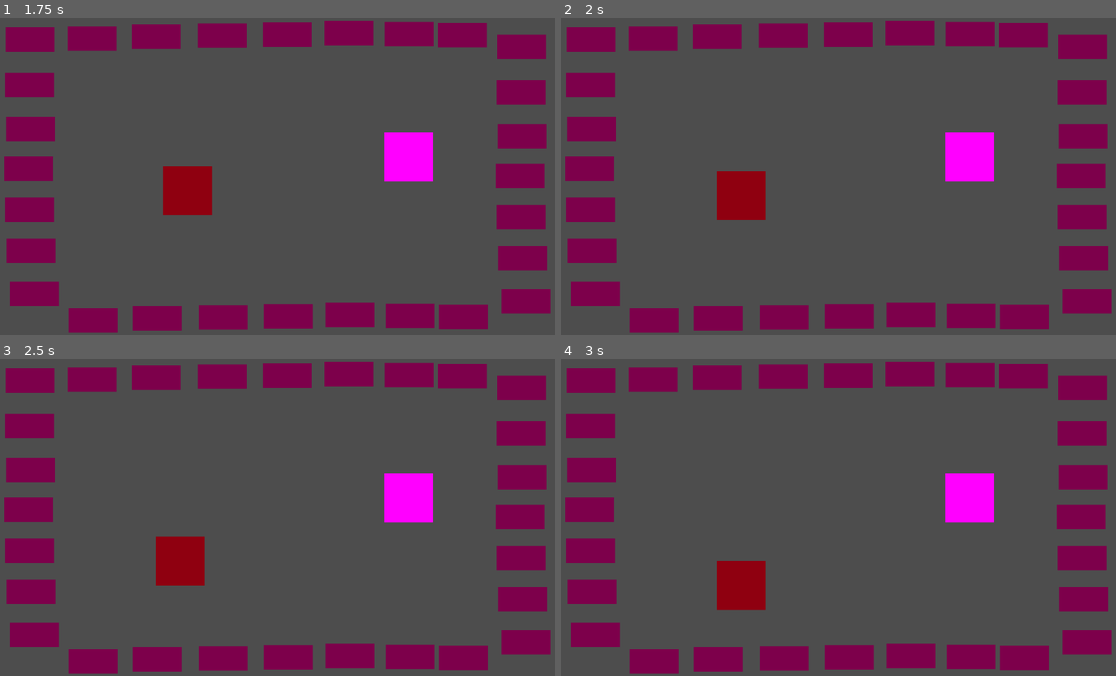
Above: before the commit, frames 1-4 (two rows, left to right).
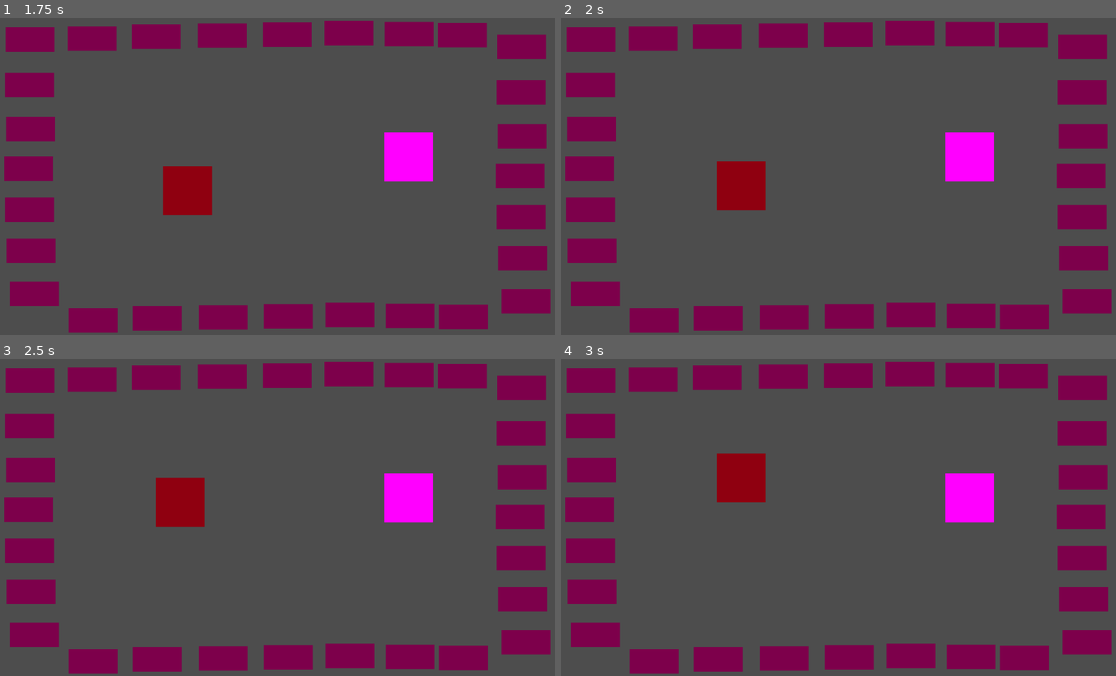
Above: after the commit, the same moments.

Repository: AbocadosProductions/SuperHuntingBrothers
Game: Godot game, scene res://Scenes/Testing/mouse_testing.tscn
The game is run twice, just before and just after one commit, with the same random seed, the same clock (stepped at 60 frames per second) and the same inputs. The project has no main scene, so this scene is started directly.
Inputs:
- Up to frame 1 (1.75 s): hold Right (arrow_right) 0.53-1.28 s; hold Down (arrow_down) from 1.28 s (still down)
- Up to frame 2 (2 s): keep holding Down (arrow_down)
- Up to frame 3 (2.5 s): release Down (arrow_down) at 2.03 s; hold Right (arrow_right) from 2.03 s (still down)
- Up to frame 4 (3 s): release Right (arrow_right) at 2.78 s; hold Up (arrow_up) from 2.78 s (still down)

Frame 1 is identical in both runs. In frame 2, 0.5% of the frame differs, in the area x 28-37%, y 45-64%; in frame 3, 2.7%, in the area x 28-37%, y 37-72%; in frame 4, 2.7%.
Error after the commit: Invalid access to property or key 'External_Signal' on a base object of type 'Nil'. (res://0_Scripts/Characters/cat_controller.gd:8)

Commit message:
Created states machines

Diff:
--- a/SuperHuntingBrothersGodot/0_Scripts/Characters/cat_controller.gd
+++ b/SuperHuntingBrothersGodot/0_Scripts/Characters/cat_controller.gd
@@ -2,9 +2,17 @@
 
 signal Collision
 
+@export var scene_manager : Node2D
+
+func _ready():
+	scene_manager.External_Signal.connect(scene_manager_signal_detected)
 
 func _physics_process(delta):
 	move_and_slide()
 
 func mouse_captured():
 	Collision.emit("mouse")
+
+func scene_manager_signal_detected(something):
+	print(something)
+	Collision.emit("mice_captured")
--- a/SuperHuntingBrothersGodot/0_Scripts/Characters/mouse_controller.gd
+++ b/SuperHuntingBrothersGodot/0_Scripts/Characters/mouse_controller.gd
@@ -5,6 +5,10 @@
 var mouse_is_fleing : bool = false
 signal Collision
 
+@export var scene_manager : Node2D
+
+func _ready():
+	scene_manager.External_Signal.connect(scene_manager_signal_detected)
 
 func _physics_process(delta):
 	var collision_info = move_and_collide(velocity * delta)
@@ -20,3 +24,7 @@
 	if CAT_NAME in body.name and not mouse_is_fleing:
 		body.mouse_captured()
 		Collision.emit(CAT_NAME)
+
+func scene_manager_signal_detected(signal_emited):
+	if signal_emited == "mice_captured":
+		Collision.emit(signal_emited)
--- /dev/null
+++ b/SuperHuntingBrothersGodot/0_Scripts/Managers/SceneManager.gd
@@ -0,0 +1,20 @@
+extends Node2D
+
+@export var cat1_state_machine : Node2D
+@export var cat2_state_machine : Node2D
+
+signal Mouse_State
+
+signal External_Signal
+
+func _ready():
+	for child in cat1_state_machine.get_children():
+		if child is State:
+			child.Transition.connect(scene_manager_state_controller)
+	for child in cat2_state_machine.get_children():
+		if child is State:
+			child.Transition.connect(scene_manager_state_controller)
+
+
+func scene_manager_state_controller(cat_state, cat_new_state_name):
+	Mouse_State.emit(cat_new_state_name)
--- a/SuperHuntingBrothersGodot/0_Scripts/StateMachines/CatStates/cat_manual_control.gd
+++ b/SuperHuntingBrothersGodot/0_Scripts/StateMachines/CatStates/cat_manual_control.gd
@@ -36,10 +36,15 @@
 	get_controllers()
 	cat.Collision.connect(on_collision_detected)
 
+func Exit():
+	cat.Collision.disconnect(on_collision_detected)
+
 func Physics_Update(_delta : float):
 	direction = Input.get_vector(character_left, character_right, character_up, character_down)
 	cat.velocity = direction * SPEED
 
 func on_collision_detected(collision_data):
+	if "mice_captured" == collision_data:
+		Transition.emit(self, "mice_captured")
 	if MOUSE_NAME == collision_data:
 		Transition.emit(self, "mouse_captured")
--- /dev/null
+++ b/SuperHuntingBrothersGodot/0_Scripts/StateMachines/CatStates/cat_mice_captured.gd
@@ -0,0 +1,7 @@
+extends State
+
+@export var cat : CharacterBody2D
+
+
+func Enter():
+	cat.velocity = Vector2(0, 0)
--- a/SuperHuntingBrothersGodot/0_Scripts/StateMachines/CatStates/cat_mouse_captured.gd
+++ b/SuperHuntingBrothersGodot/0_Scripts/StateMachines/CatStates/cat_mouse_captured.gd
@@ -9,6 +9,11 @@
 
 func Enter():
 	cat.velocity = Vector2(0, 0)
+	cat.Collision.connect(on_collision_detected)
+
+func Exit():
+	cat.Collision.disconnect(on_collision_detected)
+	capture_time = 0
 
 func Update(_delta : float):
 	if capture_time < MAX_CAPTURE_TIME:
@@ -16,5 +21,6 @@
 	else:
 		Transition.emit(self, "manual_control")
 
-func Exit():
-	capture_time = 0
+func on_collision_detected(collision_data):
+	if "mice_captured" == collision_data:
+		Transition.emit(self, "mice_captured")
--- a/SuperHuntingBrothersGodot/0_Scripts/StateMachines/MouseStates/mouse_captured.gd
+++ b/SuperHuntingBrothersGodot/0_Scripts/StateMachines/MouseStates/mouse_captured.gd
@@ -1,14 +1,20 @@
 extends State
 
-const MAX_CAPTURE_TIME :float = 2.0
+const MAX_CAPTURE_TIME : float = 2.0
 
 var capture_time : float
 
 @export var mouse : CharacterBody2D
 
 
+
 func Enter():
 	mouse.velocity = Vector2(0, 0)
+	mouse.Collision.connect(on_collision_detected)
+
+func Exit():
+	capture_time = 0
+	mouse.Collision.disconnect(on_collision_detected)
 
 func Update(_delta : float):
 	if capture_time < MAX_CAPTURE_TIME:
@@ -16,5 +22,7 @@
 	else:
 		Transition.emit(self, "flee")
 
-func Exit():
-	capture_time = 0
+func on_collision_detected(collision_data):
+	if "mice_captured" == collision_data:
+		print("recepcion")
+		Transition.emit(self, "mice_captured")
--- a/SuperHuntingBrothersGodot/0_Scripts/StateMachines/MouseStates/mouse_flee.gd
+++ b/SuperHuntingBrothersGodot/0_Scripts/StateMachines/MouseStates/mouse_flee.gd
@@ -25,6 +25,7 @@
 func Exit():
 	mouse.mouse_is_fleing = false
 	flee_time = 0
+	mouse.Collision.disconnect(on_collision_detected)
 
 func Update(_delta : float):
 	if flee_time < MAX_FLEE_TIME:
--- a/SuperHuntingBrothersGodot/0_Scripts/StateMachines/MouseStates/mouse_idle.gd
+++ b/SuperHuntingBrothersGodot/0_Scripts/StateMachines/MouseStates/mouse_idle.gd
@@ -22,6 +22,9 @@
 	randomize_wander()
 	mouse.Collision.connect(on_collision_detected)
 
+func Exit():
+	mouse.Collision.disconnect(on_collision_detected)
+
 func Update(_delta : float):
 	if wander_time > 0:
 		wander_time -= _delta
@@ -37,3 +40,6 @@
 
 	if CAT_NAME == collision_data:
 		Transition.emit(self, "captured")
+
+	if "mice_captured" == collision_data:
+		Transition.emit(self, "mice_captured")
--- /dev/null
+++ b/SuperHuntingBrothersGodot/0_Scripts/StateMachines/MouseStates/mouse_mice_captured.gd
@@ -0,0 +1,11 @@
+extends State
+
+const MAX_CAPTURE_TIME : float = 2.0
+
+var capture_time : float
+
+@export var mouse : CharacterBody2D
+
+
+func Enter():
+	mouse.velocity = Vector2(0, 0)
--- /dev/null
+++ b/SuperHuntingBrothersGodot/0_Scripts/StateMachines/scene_manager/scene_cats_running.gd
@@ -0,0 +1,15 @@
+extends State
+
+
+@export var scene_manager : Node2D
+
+
+func Enter():
+	scene_manager.Mouse_State.connect(signal_detected)
+
+func Exit():
+	scene_manager.Mouse_State.disconnect(signal_detected)
+
+func signal_detected(signal_data):
+	if signal_data == "mouse_captured":
+		Transition.emit(self, "one_mouse_captured")
--- /dev/null
+++ b/SuperHuntingBrothersGodot/0_Scripts/StateMachines/scene_manager/scene_one_mouse_captured.gd
@@ -0,0 +1,16 @@
+extends State
+
+
+@export var scene_manager : Node2D
+
+func Enter():
+	scene_manager.Mouse_State.connect(signal_detected)
+
+func Exit():
+	scene_manager.Mouse_State.disconnect(signal_detected)
+
+func signal_detected(signal_data):
+	if signal_data == "manual_control":
+		Transition.emit(self, "cats_running")
+	elif signal_data == "mouse_captured":
+		Transition.emit(self, "two_mice_captured")
--- /dev/null
+++ b/SuperHuntingBrothersGodot/0_Scripts/StateMachines/scene_manager/scene_two_mice_captured.gd
@@ -0,0 +1,8 @@
+extends State
+
+
+@export var scene_manager : Node2D
+
+
+func Enter():
+	scene_manager.External_Signal.emit("mice_captured")
--- a/SuperHuntingBrothersGodot/Characters/katanita.tscn
+++ b/SuperHuntingBrothersGodot/Characters/katanita.tscn
@@ -1,9 +1,10 @@
-[gd_scene load_steps=7 format=3 uid="uid://c8a5gceuocnf1"]
+[gd_scene load_steps=8 format=3 uid="uid://c8a5gceuocnf1"]
 
 [ext_resource type="Script" path="res://0_Scripts/Characters/cat_controller.gd" id="1_qpobw"]
 [ext_resource type="Script" path="res://0_Scripts/StateMachines/state_machine.gd" id="2_wm5g0"]
 [ext_resource type="Script" path="res://0_Scripts/StateMachines/CatStates/cat_manual_control.gd" id="3_iqtod"]
 [ext_resource type="Script" path="res://0_Scripts/StateMachines/CatStates/cat_mouse_captured.gd" id="4_e4vxt"]
+[ext_resource type="Script" path="res://0_Scripts/StateMachines/CatStates/cat_mice_captured.gd" id="5_q4oty"]
 
 [sub_resource type="PlaceholderTexture2D" id="PlaceholderTexture2D_jqlbi"]
 
@@ -34,3 +35,7 @@
 [node name="mouse_captured" type="Node" parent="StateMachine" node_paths=PackedStringArray("cat")]
 script = ExtResource("4_e4vxt")
 cat = NodePath("../..")
+
+[node name="mice_captured" type="Node" parent="StateMachine" node_paths=PackedStringArray("cat")]
+script = ExtResource("5_q4oty")
+cat = NodePath("../..")
--- a/SuperHuntingBrothersGodot/Characters/mouse.tscn
+++ b/SuperHuntingBrothersGodot/Characters/mouse.tscn
@@ -1,10 +1,11 @@
-[gd_scene load_steps=10 format=3 uid="uid://b1wrtriir6fy0"]
+[gd_scene load_steps=11 format=3 uid="uid://b1wrtriir6fy0"]
 
 [ext_resource type="Script" path="res://0_Scripts/Characters/mouse_controller.gd" id="1_66pqi"]
 [ext_resource type="Script" path="res://0_Scripts/StateMachines/state_machine.gd" id="2_rr5mu"]
 [ext_resource type="Script" path="res://0_Scripts/StateMachines/MouseStates/mouse_idle.gd" id="3_jmsit"]
 [ext_resource type="Script" path="res://0_Scripts/StateMachines/MouseStates/mouse_captured.gd" id="4_lbgor"]
 [ext_resource type="Script" path="res://0_Scripts/StateMachines/MouseStates/mouse_flee.gd" id="5_ojtex"]
+[ext_resource type="Script" path="res://0_Scripts/StateMachines/MouseStates/mouse_mice_captured.gd" id="6_qacun"]
 
 [sub_resource type="RectangleShape2D" id="RectangleShape2D_bn1m2"]
 size = Vector2(98, 98)
@@ -58,6 +59,10 @@
 script = ExtResource("5_ojtex")
 mouse = NodePath("../..")
 
+[node name="mice_captured" type="Node" parent="StateMachine" node_paths=PackedStringArray("mouse")]
+script = ExtResource("6_qacun")
+mouse = NodePath("../..")
+
 [node name="Area2D" type="Area2D" parent="."]
 
 [node name="CollisionShape2D" type="CollisionShape2D" parent="Area2D"]
--- /dev/null
+++ b/SuperHuntingBrothersGodot/Managers/scene_manager.tscn
@@ -0,0 +1,26 @@
+[gd_scene load_steps=6 format=3 uid="uid://bo78ejselsj43"]
+
+[ext_resource type="Script" path="res://0_Scripts/Managers/SceneManager.gd" id="1_520la"]
+[ext_resource type="Script" path="res://0_Scripts/StateMachines/state_machine.gd" id="2_rprxe"]
+[ext_resource type="Script" path="res://0_Scripts/StateMachines/scene_manager/scene_cats_running.gd" id="3_i3n5i"]
+[ext_resource type="Script" path="res://0_Scripts/StateMachines/scene_manager/scene_one_mouse_captured.gd" id="4_u7dqy"]
+[ext_resource type="Script" path="res://0_Scripts/StateMachines/scene_manager/scene_two_mice_captured.gd" id="5_2kuvn"]
+
+[node name="SceneManager" type="Node2D"]
+script = ExtResource("1_520la")
+
+[node name="scene_manager_state_machine" type="Node2D" parent="." node_paths=PackedStringArray("initial_state")]
+script = ExtResource("2_rprxe")
+initial_state = NodePath("cats_running")
+
+[node name="cats_running" type="Node" parent="scene_manager_state_machine" node_paths=PackedStringArray("scene_manager")]
+script = ExtResource("3_i3n5i")
+scene_manager = NodePath("../..")
+
+[node name="one_mouse_captured" type="Node" parent="scene_manager_state_machine" node_paths=PackedStringArray("scene_manager")]
+script = ExtResource("4_u7dqy")
+scene_manager = NodePath("../..")
+
+[node name="two_mice_captured" type="Node" parent="scene_manager_state_machine" node_paths=PackedStringArray("scene_manager")]
+script = ExtResource("5_2kuvn")
+scene_manager = NodePath("../..")
--- /dev/null
+++ b/SuperHuntingBrothersGodot/Scenes/Testing/end_level_testing.tscn
@@ -0,0 +1,217 @@
+[gd_scene load_steps=5 format=3 uid="uid://b1r81jjc4inft"]
+
+[ext_resource type="PackedScene" uid="uid://c8a5gceuocnf1" path="res://Characters/katanita.tscn" id="1_87xxr"]
+[ext_resource type="PackedScene" uid="uid://b1wrtriir6fy0" path="res://Characters/mouse.tscn" id="2_qx38q"]
+[ext_resource type="PackedScene" uid="uid://c2hhokjf7j5ap" path="res://Elements/walls.tscn" id="3_fj7uf"]
+[ext_resource type="PackedScene" uid="uid://bo78ejselsj43" path="res://Managers/scene_manager.tscn" id="4_wkkfp"]
+
+[node name="END_LEVEL" type="Node2D"]
+
+[node name="maze_1" type="Node2D" parent="."]
+
+[node name="cat" parent="maze_1" node_paths=PackedStringArray("scene_manager") instance=ExtResource("1_87xxr")]
+position = Vector2(847, 284)
+scene_manager = NodePath("../../SceneManager")
+
+[node name="manual_control" parent="maze_1/cat/StateMachine" index="0"]
+type_of_control = "keyboard"
+
+[node name="mouse" parent="maze_1" node_paths=PackedStringArray("scene_manager") instance=ExtResource("2_qx38q")]
+position = Vector2(568, 353)
+scene_manager = NodePath("../../SceneManager")
+
+[node name="walls13" parent="maze_1" instance=ExtResource("3_fj7uf")]
+position = Vector2(73, 44)
+
+[node name="walls" parent="maze_1" instance=ExtResource("3_fj7uf")]
+position = Vector2(75, 476)
+
+[node name="walls2" parent="maze_1" instance=ExtResource("3_fj7uf")]
+position = Vector2(959, 611)
+
+[node name="walls3" parent="maze_1" instance=ExtResource("3_fj7uf")]
+position = Vector2(850, 609)
+
+[node name="walls4" parent="maze_1" instance=ExtResource("3_fj7uf")]
+position = Vector2(333, 614)
+
+[node name="walls5" parent="maze_1" instance=ExtResource("3_fj7uf")]
+position = Vector2(202, 618)
+
+[node name="walls6" parent="maze_1" instance=ExtResource("3_fj7uf")]
+position = Vector2(82, 564)
+
+[node name="walls7" parent="maze_1" instance=ExtResource("3_fj7uf")]
+position = Vector2(74, 227)
+
+[node name="walls8" parent="maze_1" instance=ExtResource("3_fj7uf")]
+position = Vector2(72, 137)
+
+[node name="walls9" parent="maze_1" instance=ExtResource("3_fj7uf")]
+position = Vector2(70, 308)
+
+[node name="walls10" parent="maze_1" instance=ExtResource("3_fj7uf")]
+position = Vector2(468, 612)
+
+[node name="walls11" parent="maze_1" instance=ExtResource("3_fj7uf")]
+position = Vector2(601, 610)
+
+[node name="walls12" parent="maze_1" instance=ExtResource("3_fj7uf")]
+position = Vector2(727, 607)
+
+[node name="walls14" parent="maze_1" instance=ExtResource("3_fj7uf")]
+position = Vector2(72, 392)
+
+[node name="walls15" parent="maze_1" instance=ExtResource("3_fj7uf")]
+position = Vector2(957, 35)
+
+[node name="walls16" parent="maze_1" instance=ExtResource("3_fj7uf")]
+position = Vector2(848, 33)
+
+[node name="walls17" parent="maze_1" instance=ExtResource("3_fj7uf")]
+position = Vector2(331, 38)
+
+[node name="walls18" parent="maze_1" instance=ExtResource("3_fj7uf")]
+position = Vector2(200, 42)
+
+[node name="walls19" parent="maze_1" instance=ExtResource("3_fj7uf")]
+position = Vector2(466, 36)
+
+[node name="walls20" parent="maze_1" instance=ExtResource("3_fj7uf")]
+position = Vector2(599, 34)
+
+[node name="walls21" parent="maze_1" instance=ExtResource("3_fj7uf")]
+position = Vector2(725, 31)
+
+[node name="walls22" parent="maze_1" instance=ExtResource("3_fj7uf")]
+position = Vector2(1078, 59)
+
+[node name="walls23" parent="maze_1" instance=ExtResource("3_fj7uf")]
+position = Vector2(1080, 491)
+
+[node name="walls24" parent="maze_1" instance=ExtResource("3_fj7uf")]
+position = Vector2(1087, 579)
+
+[node name="walls25" parent="maze_1" instance=ExtResource("3_fj7uf")]
+position = Vector2(1079, 242)
+
+[node name="walls26" parent="maze_1" instance=ExtResource("3_fj7uf")]
+position = Vector2(1077, 152)
+
+[node name="walls27" parent="maze_1" instance=ExtResource("3_fj7uf")]
+position = Vector2(1075, 323)
+
+[node name="walls28" parent="maze_1" instance=ExtResource("3_fj7uf")]
+position = Vector2(1077, 407)
+
+[node name="maze_2" type="Node2D" parent="."]
+position = Vector2(1500, 0)
+
+[node name="cat1" parent="maze_2" node_paths=PackedStringArray("scene_manager") instance=ExtResource("1_87xxr")]
+position = Vector2(847, 284)
+scene_manager = NodePath("../../SceneManager")
+
+[node name="manual_control" parent="maze_2/cat1/StateMachine" index="0"]
+type_of_control = "arrows"
+
+[node name="mouse1" parent="maze_2" node_paths=PackedStringArray("scene_manager") instance=ExtResource("2_qx38q")]
+position = Vector2(568, 353)
+scene_manager = NodePath("../../SceneManager")
+
+[node name="walls13" parent="maze_2" instance=ExtResource("3_fj7uf")]
+position = Vector2(73, 44)
+
+[node name="walls" parent="maze_2" instance=ExtResource("3_fj7uf")]
+position = Vector2(75, 476)
+
+[node name="walls2" parent="maze_2" instance=ExtResource("3_fj7uf")]
+position = Vector2(959, 611)
+
+[node name="walls3" parent="maze_2" instance=ExtResource("3_fj7uf")]
+position = Vector2(850, 609)
+
+[node name="walls4" parent="maze_2" instance=ExtResource("3_fj7uf")]
+position = Vector2(333, 614)
+
+[node name="walls5" parent="maze_2" instance=ExtResource("3_fj7uf")]
+position = Vector2(202, 618)
+
+[node name="walls6" parent="maze_2" instance=ExtResource("3_fj7uf")]
+position = Vector2(82, 564)
+
+[node name="walls7" parent="maze_2" instance=ExtResource("3_fj7uf")]
+position = Vector2(74, 227)
+
+[node name="walls8" parent="maze_2" instance=ExtResource("3_fj7uf")]
+position = Vector2(72, 137)
+
+[node name="walls9" parent="maze_2" instance=ExtResource("3_fj7uf")]
+position = Vector2(70, 308)
+
+[node name="walls10" parent="maze_2" instance=ExtResource("3_fj7uf")]
+position = Vector2(468, 612)
+
+[node name="walls11" parent="maze_2" instance=ExtResource("3_fj7uf")]
+position = Vector2(601, 610)
+
+[node name="walls12" parent="maze_2" instance=ExtResource("3_fj7uf")]
+position = Vector2(727, 607)
+
+[node name="walls14" parent="maze_2" instance=ExtResource("3_fj7uf")]
+position = Vector2(72, 392)
+
+[node name="walls15" parent="maze_2" instance=ExtResource("3_fj7uf")]
+position = Vector2(957, 35)
+
+[node name="walls16" parent="maze_2" instance=ExtResource("3_fj7uf")]
+position = Vector2(848, 33)
+
+[node name="walls17" parent="maze_2" instance=ExtResource("3_fj7uf")]
+position = Vector2(331, 38)
+
+[node name="walls18" parent="maze_2" instance=ExtResource("3_fj7uf")]
+position = Vector2(200, 42)
+
+[node name="walls19" parent="maze_2" instance=ExtResource("3_fj7uf")]
+position = Vector2(466, 36)
+
+[node name="walls20" parent="maze_2" instance=ExtResource("3_fj7uf")]
+position = Vector2(599, 34)
+
+[node name="walls21" parent="maze_2" instance=ExtResource("3_fj7uf")]
+position = Vector2(725, 31)
+
+[node name="walls22" parent="maze_2" instance=ExtResource("3_fj7uf")]
+position = Vector2(1078, 59)
+
+[node name="walls23" parent="maze_2" instance=ExtResource("3_fj7uf")]
+position = Vector2(1080, 491)
+
+[node name="walls24" parent="maze_2" instance=ExtResource("3_fj7uf")]
+position = Vector2(1087, 579)
+
+[node name="walls25" parent="maze_2" instance=ExtResource("3_fj7uf")]
+position = Vector2(1079, 242)
+
+[node name="walls26" parent="maze_2" instance=ExtResource("3_fj7uf")]
+position = Vector2(1077, 152)
+
+[node name="walls27" parent="maze_2" instance=ExtResource("3_fj7uf")]
+position = Vector2(1075, 323)
+
+[node name="walls28" parent="maze_2" instance=ExtResource("3_fj7uf")]
+position = Vector2(1077, 407)
+
+[node name="Camera2D" type="Camera2D" parent="."]
+position = Vector2(1345, 312)
+zoom = Vector2(0.4, 0.4)
+
+[node name="SceneManager" parent="." node_paths=PackedStringArray("cat1_state_machine", "cat2_state_machine") instance=ExtResource("4_wkkfp")]
+cat1_state_machine = NodePath("../maze_1/cat/StateMachine")
+cat2_state_machine = NodePath("../maze_2/cat1/StateMachine")
+
+[editable path="maze_1/cat"]
+[editable path="maze_1/mouse"]
+[editable path="maze_2/cat1"]
+[editable path="maze_2/mouse1"]
+[editable path="SceneManager"]
--- a/SuperHuntingBrothersGodot/Scenes/Testing/mouse_testing.tscn
+++ b/SuperHuntingBrothersGodot/Scenes/Testing/mouse_testing.tscn
@@ -95,3 +95,72 @@
 
 [node name="walls28" parent="." instance=ExtResource("2_bpfh1")]
 position = Vector2(1077, 407)
+
+[node name="cat2" parent="." instance=ExtResource("1_t5ij6")]
+position = Vector2(2127, 271)
+
+[node name="mouse2" parent="." instance=ExtResource("1_n1fgw")]
+position = Vector2(1848, 340)
+
+[node name="walls29" parent="." instance=ExtResource("2_bpfh1")]
+position = Vector2(2239, 598)
+
+[node name="walls30" parent="." instance=ExtResource("2_bpfh1")]
+position = Vector2(2130, 596)
+
+[node name="walls31" parent="." instance=ExtResource("2_bpfh1")]
+position = Vector2(1613, 601)
+
+[node name="walls32" parent="." instance=ExtResource("2_bpfh1")]
+position = Vector2(1482, 605)
+
+[node name="walls33" parent="." instance=ExtResource("2_bpfh1")]
+position = Vector2(1748, 599)
+
+[node name="walls34" parent="." instance=ExtResource("2_bpfh1")]
+position = Vector2(1881, 597)
+
+[node name="walls35" parent="." instance=ExtResource("2_bpfh1")]
+position = Vector2(2007, 594)
+
+[node name="walls36" parent="." instance=ExtResource("2_bpfh1")]
+position = Vector2(2237, 22)
+
+[node name="walls37" parent="." instance=ExtResource("2_bpfh1")]
+position = Vector2(2128, 20)
+
+[node name="walls38" parent="." instance=ExtResource("2_bpfh1")]
+position = Vector2(1611, 25)
+
+[node name="walls39" parent="." instance=ExtResource("2_bpfh1")]
+position = Vector2(1480, 29)
+
+[node name="walls40" parent="." instance=ExtResource("2_bpfh1")]
+position = Vector2(1746, 23)
+
+[node name="walls41" parent="." instance=ExtResource("2_bpfh1")]
+position = Vector2(1879, 21)
+
+[node name="walls42" parent="." instance=ExtResource("2_bpfh1")]
+position = Vector2(2005, 18)
+
+[node name="walls43" parent="." instance=ExtResource("2_bpfh1")]
+position = Vector2(2358, 46)
+
+[node name="walls44" parent="." instance=ExtResource("2_bpfh1")]
+position = Vector2(2360, 478)
+
+[node name="walls45" parent="." instance=ExtResource("2_bpfh1")]
+position = Vector2(2367, 566)
+
+[node name="walls46" parent="." instance=ExtResource("2_bpfh1")]
+position = Vector2(2359, 229)
+
+[node name="walls47" parent="." instance=ExtResource("2_bpfh1")]
+position = Vector2(2357, 139)
+
+[node name="walls48" parent="." instance=ExtResource("2_bpfh1")]
+position = Vector2(2355, 310)
+
+[node name="walls49" parent="." instance=ExtResource("2_bpfh1")]
+position = Vector2(2357, 394)
